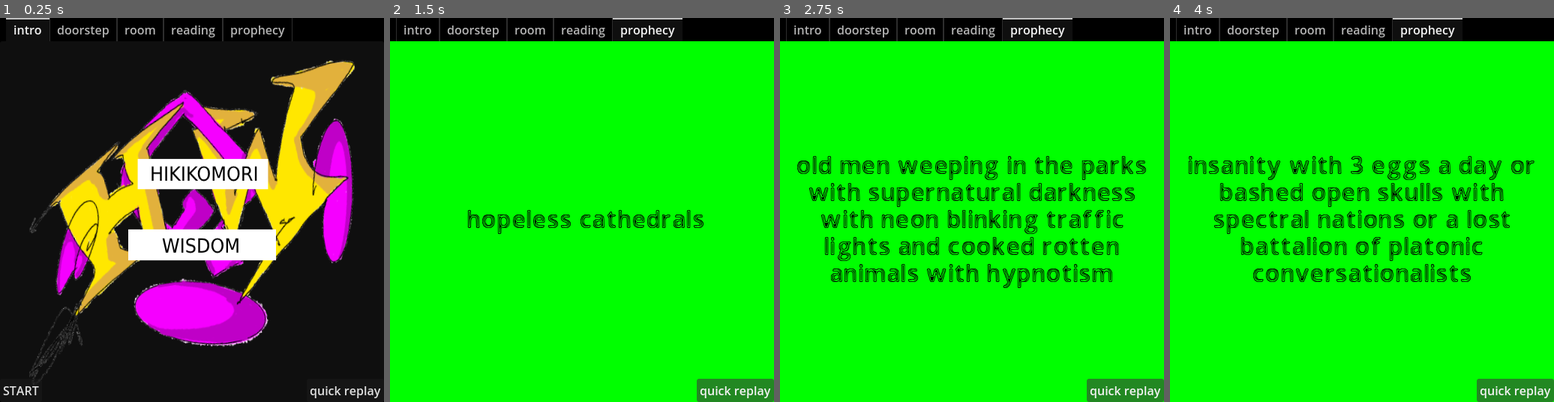
Above: before the commit, frames 1-4 (left to right).
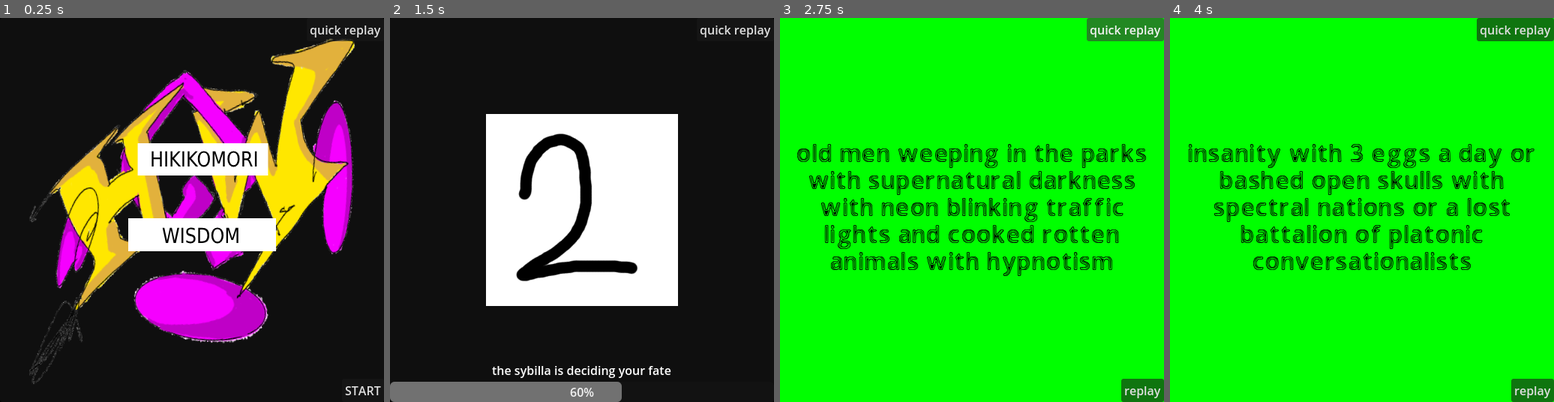
Above: after the commit, the same moments.

Repository: AlexDeclino/hikikomori_wisdom
Game: Godot game, scene res://scenes/prophecy.tscn
The game is run twice, just before and just after one commit, with the same random seed, the same clock (stepped at 60 frames per second) and the same inputs.
Inputs:
- Up to frame 1 (0.25 s): no input
- Up to frame 2 (1.5 s): click "quick replay" at 0.5 s; click "quick replay" (after the commit: "replay") at 1.25 s
- Up to frame 3 (2.75 s): click "quick replay" at 2 s
- Up to frame 4 (4 s): click "quick replay" (after the commit: "replay") at 2.75 s; click "quick replay" (after the commit: "replay") at 3.5 s

The runs differ from the first frame. In frame 1, 25% of the frame differs, in the area x 0-100%, y 0-100%; in frame 2, 95%; in frame 3, 21%; in frame 4, 19%.

Commit message:
added despair buttons

Diff:
--- a/scenes/prophecy.tscn
+++ b/scenes/prophecy.tscn
@@ -56,8 +56,8 @@
 grow_horizontal = 2
 grow_vertical = 2
 script = ExtResource("1_fth8o")
-nodes_paths = Array[NodePath]([NodePath("prophecy_stages/rea …(109 unchanged characters)… r"), NodePath("prophecy_stages/doorstep/VBoxContainer/knock_bar/knock_timer"), NodePath("prophecy_stages/doorstep/VBoxContainer/knock_bar"), NodePath("prophecy_stages/doorstep/VBoxContainer/knock_bar/knock_button"), NodePath("prophecy_stages/doorstep/VBoxContainer/knock_reaction")])
-knock_speed = 5.0
+nodes_paths = Array[NodePath]([NodePath("prophecy_stages/rea …(109 unchanged characters)… r"), NodePath("prophecy_stages/doorstep/knock_timer"), NodePath("prophecy_stages/doorstep/VBoxContainer/knock_bar"), NodePath("prophecy_stages/doorstep/knock_button"), NodePath("prophecy_stages/doorstep/VBoxContainer/knock_reaction"), NodePath("prophecy_stages/intro/flash_timer")])
+knock_speed = 8.0
 
 [node name="Panel" type="Panel" parent="."]
 layout_mode = 1
@@ -76,6 +76,7 @@
 anchor_bottom = 1.0
 grow_horizontal = 2
 grow_vertical = 2
+tabs_visible = false
 
 [node name="intro" type="MarginContainer" parent="prophecy_stages"]
 visible = false
@@ -88,24 +89,38 @@
 
 [node name="start_button" type="Button" parent="prophecy_stages/intro" groups=["buttons"]]
 layout_mode = 2
-size_flags_horizontal = 0
+size_flags_horizontal = 8
 size_flags_vertical = 8
 text = "START"
 
+[node name="flash_timer" type="Timer" parent="prophecy_stages/intro"]
+wait_time = 0.05
+
 [node name="doorstep" type="MarginContainer" parent="prophecy_stages"]
 visible = false
 layout_mode = 2
 
+[node name="knock_button" type="Button" parent="prophecy_stages/doorstep" groups=["buttons"]]
+layout_mode = 2
+size_flags_horizontal = 8
+size_flags_vertical = 8
+text = "knock"
+
+[node name="knock_timer" type="Timer" parent="prophecy_stages/doorstep"]
+wait_time = 0.05
+
 [node name="VBoxContainer" type="VBoxContainer" parent="prophecy_stages/doorstep"]
 layout_mode = 2
 size_flags_vertical = 4
 
 [node name="Label" type="Label" parent="prophecy_stages/doorstep/VBoxContainer"]
+custom_minimum_size = Vector2(380, 0)
 layout_mode = 2
 size_flags_horizontal = 4
 text = "you are brought to meet the hikikomori sybil to know your fate"
 horizontal_alignment = 1
 vertical_alignment = 1
+autowrap_mode = 2
 
 [node name="TextureRect" type="TextureRect" parent="prophecy_stages/doorstep/VBoxContainer"]
 custom_minimum_size = Vector2(256, 256)
@@ -116,25 +131,12 @@
 expand_mode = 1
 
 [node name="knock_bar" type="ProgressBar" parent="prophecy_stages/doorstep/VBoxContainer"]
-custom_minimum_size = Vector2(512, 50)
-layout_mode = 2
-size_flags_horizontal = 4
+custom_minimum_size = Vector2(256, 30)
+layout_mode = 2
+size_flags_horizontal = 4
+size_flags_vertical = 8
 show_percentage = false
 
-[node name="knock_button" type="Button" parent="prophecy_stages/doorstep/VBoxContainer/knock_bar" groups=["buttons"]]
-layout_mode = 1
-anchors_preset = 15
-anchor_right = 1.0
-anchor_bottom = 1.0
-grow_horizontal = 2
-grow_vertical = 2
-size_flags_horizontal = 4
-size_flags_vertical = 4
-text = "knock"
-
-[node name="knock_timer" type="Timer" parent="prophecy_stages/doorstep/VBoxContainer/knock_bar"]
-wait_time = 0.05
-
 [node name="knock_reaction" type="Label" parent="prophecy_stages/doorstep/VBoxContainer"]
 layout_mode = 2
 horizontal_alignment = 1
@@ -144,15 +146,30 @@
 visible = false
 layout_mode = 2
 
-[node name="Label" type="Label" parent="prophecy_stages/room"]
-self_modulate = Color(1, 0, 1, 1)
-custom_minimum_size = Vector2(256, 0)
-layout_mode = 2
-size_flags_horizontal = 4
-theme_override_fonts/font = ExtResource("4_76wjn")
-theme_override_font_sizes/font_size = 36
-text = "a b c d e f g h i j k l m n o p q r s t u v w x y z 1 2 3 4 5 6 7 8 9 0 ,"
-autowrap_mode = 2
+[node name="VBoxContainer" type="VBoxContainer" parent="prophecy_stages/room"]
+layout_mode = 2
+size_flags_horizontal = 4
+size_flags_vertical = 4
+
+[node name="Label" type="Label" parent="prophecy_stages/room/VBoxContainer"]
+layout_mode = 2
+size_flags_horizontal = 4
+size_flags_vertical = 8
+text = "the stench"
+
+[node name="TextureRect" type="TextureRect" parent="prophecy_stages/room/VBoxContainer"]
+custom_minimum_size = Vector2(256, 256)
+layout_mode = 2
+size_flags_horizontal = 4
+size_flags_vertical = 4
+texture = ExtResource("2_n7pln")
+expand_mode = 1
+
+[node name="ask_button" type="Button" parent="prophecy_stages/room"]
+layout_mode = 2
+size_flags_horizontal = 8
+size_flags_vertical = 8
+text = "ask the sybilla"
 
 [node name="reading" type="MarginContainer" parent="prophecy_stages"]
 visible = false
@@ -204,6 +221,12 @@
 vertical_alignment = 1
 autowrap_mode = 2
 
+[node name="replay_button" type="Button" parent="prophecy_stages/prophecy"]
+layout_mode = 2
+size_flags_horizontal = 8
+size_flags_vertical = 8
+text = "replay"
+
 [node name="sounds" type="AudioStreamPlayer" parent="."]
 
 [node name="ost" type="AudioStreamPlayer" parent="."]
@@ -217,19 +240,24 @@
 }
 
 [node name="replay_button" type="Button" parent="." groups=["buttons"]]
-layout_mode = 2
-offset_left = 409.0
-offset_top = 481.0
-offset_right = 512.0
-offset_bottom = 512.0
+layout_mode = 1
+anchors_preset = 1
+anchor_left = 1.0
+anchor_right = 1.0
+offset_left = -103.0
+offset_bottom = 31.0
 grow_horizontal = 0
-grow_vertical = 0
 size_flags_horizontal = 8
 size_flags_vertical = 8
 text = "quick replay"
 
+[connection signal="mouse_entered" from="prophecy_stages/intro/start_button" to="." method="_on_start_button_mouse_entered"]
+[connection signal="mouse_exited" from="prophecy_stages/intro/start_button" to="." method="_on_start_button_mouse_exited"]
 [connection signal="pressed" from="prophecy_stages/intro/start_button" to="." method="_on_start_button_pressed"]
-[connection signal="pressed" from="prophecy_stages/doorstep/VBoxContainer/knock_bar/knock_button" to="." method="_on_knock_button_pressed"]
-[connection signal="timeout" from="prophecy_stages/doorstep/VBoxContainer/knock_bar/knock_timer" to="." method="_on_knock_timer_timeout"]
+[connection signal="timeout" from="prophecy_stages/intro/flash_timer" to="." method="_on_flash_timer_timeout"]
+[connection signal="pressed" from="prophecy_stages/doorstep/knock_button" to="." method="_on_knock_button_pressed"]
+[connection signal="timeout" from="prophecy_stages/doorstep/knock_timer" to="." method="_on_knock_timer_timeout"]
+[connection signal="pressed" from="prophecy_stages/room/ask_button" to="." method="_on_ask_button_pressed"]
 [connection signal="timeout" from="prophecy_stages/reading/VBoxContainer/prophecy_bar/prophecy_timer" to="." method="_on_prophecy_timer_timeout"]
+[connection signal="pressed" from="prophecy_stages/prophecy/replay_button" to="." method="_on_ask_button_pressed"]
 [connection signal="pressed" from="replay_button" to="." method="_on_button_pressed"]
--- a/scripts/prophecy.gd
+++ b/scripts/prophecy.gd
@@ -4,12 +4,14 @@
 @export var knock_speed:float
 
 var knock_knock = 0
+var current_stage = 0
 
 #sounds
 var knock_sound = preload("res://assets/sfx/knock_knock.wav")
 var prophecy_calculating = preload("res://assets/sfx/laugh_01.wav")
 var prophecy_finished = preload("res://assets/sfx/1054.wav")
 var snap = preload("res://assets/sfx/snap.wav")
+var steps = preload("res://assets/sfx/steps.ogg")
 #cursors
 var hand_cursor = preload("res://assets/cursors/hand_knock.png")
 var arrow_cursor = preload("res://assets/cursors/hand_normal.png")
@@ -55,16 +57,35 @@
 	$sounds.stream = sfx
 	$sounds.play()
 
-
-	#stage 0 ----------
+# intro -----------
+
+func _on_start_button_pressed():
+	_play_sfx(snap)
+	$prophecy_stages.current_tab = 1
+	if not get_node(nodes_paths[6]).is_stopped():
+		get_node(nodes_paths[6]).stop()
+
+func _on_start_button_mouse_entered():
+	print("test")
+	get_node(nodes_paths[6]).start()
+
+func _on_start_button_mouse_exited():
+	get_node(nodes_paths[6]).stop()
+	$prophecy_stages/intro/TextureRect.visible = true
+
+func _on_flash_timer_timeout():
+	$prophecy_stages/intro/TextureRect.visible = !$prophecy_stages/intro/TextureRect.visible
+
+# ----------- intro
+
+#doorstep ----------
 
 func _on_knock_button_pressed():
 	var button = get_node(nodes_paths[4])
-	if knock_knock == 3:
+	if knock_knock == 1:
 		knock_knock = 0
 		$prophecy_stages.current_tab = 2
-		_play_sfx(prophecy_calculating)
-		get_node(nodes_paths[1]).start()
+		_play_sfx(steps)
 
 	else:
 		get_node(nodes_paths[3]).value = 100
@@ -81,54 +102,62 @@
 	else:
 		get_node(nodes_paths[4]).disabled = false
 		get_node(nodes_paths[2]).stop()
-		if knock_knock == 3:
+		if knock_knock == 1:
 			get_node(nodes_paths[4]).text = "enter"
 			knock_bar.self_modulate = Color(1,1,1,0)
-			_play_sfx(prophecy_calculating)
 
 func _print_reaction():
 	reactions_array.shuffle()
 	get_node(nodes_paths[5]).text = reactions_array.front()
-	reactions_array.pop_front()
-
-#---------- stage 0
-
-
-#stage 1 ----------
+#	reactions_array.pop_front()
+
+#---------- doorstep
+
+# room ---------
+func _on_ask_button_pressed():
+	$prophecy_stages.current_tab = 3
+	get_node(nodes_paths[1]).start()
+	_play_sfx(snap)
+# -------- room
+
+#reading ----------
 
 func _on_prophecy_timer_timeout():
 	random_pics.shuffle()
 	var prophecy_bar = get_node(nodes_paths[0])
 	var pic_selected = random_pics.front()
 	if prophecy_bar.value >= 100:
-		_prophecy_complete()
+		prophecy_bar.value = 0
+		get_node(nodes_paths[1]).stop()
+		_play_sfx(prophecy_finished)
+		$prophecy_stages.current_tab = 4
+		_select_prophecy()
 	else:
-		prophecy_bar.value += 1
+		prophecy_bar.value += 10
 	$prophecy_stages/reading/TextureRect.texture = pic_selected
 
-func _prophecy_complete():
-	_play_sfx(prophecy_finished)
-	get_node(nodes_paths[1]).stop()
-	$prophecy_stages.current_tab = 4
-	_select_prophecy()
-
-#---------- stage 1
+
+
+#---------- reading
 
 
 #stage 2 ----------
 
 func _select_prophecy():
-		var random = randi_range(1,2)
-		var method = var_to_str(random)
-		match method:
-			"1":
-				$prophecy_stages/prophecy/Label.text = _prophecy_word()
-			"2":
-				$prophecy_stages/prophecy/Label.text = _prophecy_or()
-			"3":
-				_prophecy_sentence()
-			_:
-				print("no prophecy for you")
+	var random = randi_range(1,2)
+	var method = var_to_str(random)
+	if words_array.size() <= 5:
+		print("repopulating")
+		_load_file_list("res://assets/texts/words.txt", words_array)
+	match method:
+		"1":
+			$prophecy_stages/prophecy/Label.text = _prophecy_word()
+		"2":
+			$prophecy_stages/prophecy/Label.text = _prophecy_or()
+		"3":
+			_prophecy_sentence()
+		_:
+			print("no prophecy for you")
 
 func _prophecy_word():
 	print("word")
@@ -206,9 +235,3 @@
 		print("repopulating")
 		_load_file_list("res://assets/texts/words.txt", words_array)
 	_select_prophecy()
-
-
-
-func _on_start_button_pressed():
-	_play_sfx(snap)
-	$prophecy_stages.current_tab = 1
Not shown, added: assets/sfx/steps.ogg.import
Not shown, changed: assets/texts/pre_words.txt
Not shown, added: assets/sfx/steps.ogg
